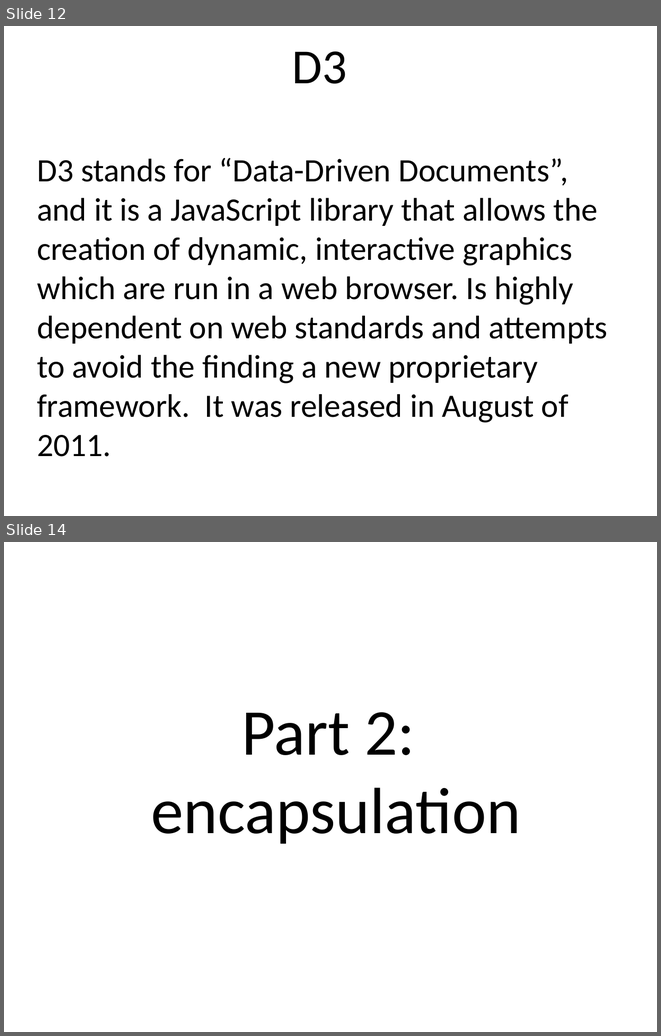
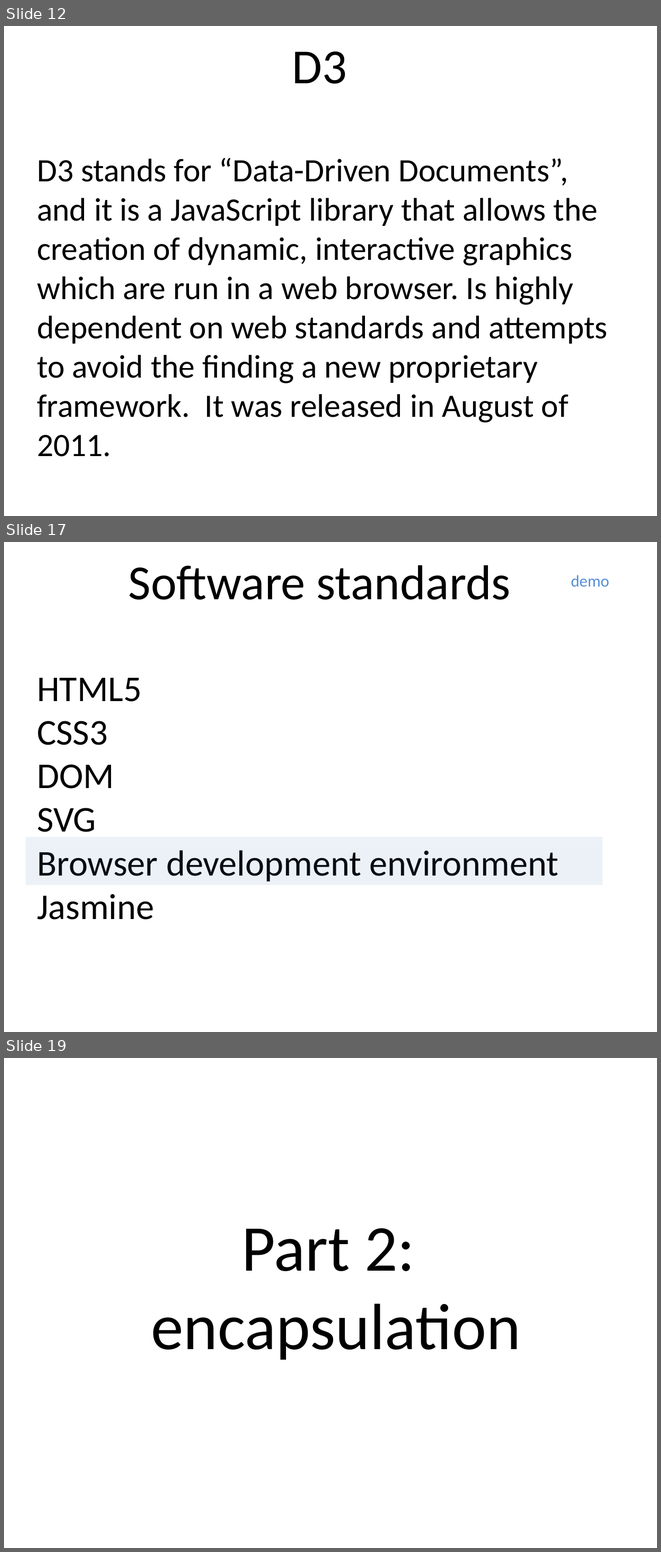
Before and after one commit to benralexander/lv, a slide deck: myD3_latest_c.ppt. Shown one above the other, each under a label of ours: slides 12 and 14 before the commit, slides 12, 17 and 19 after it; the slides between them are not shown. The pictures are 661x1036 and 661x1552 pixels, drawn with LibreOffice and Linux fonts; fonts in the diff are those of the drawing. Boxes give left, top, right and bottom in pixels: in the first picture for what was removed or moved away, otherwise in the second. Text is boxed around its words. In the diff, an @@ line names an element or a change of style, - is before the commit and + after.

Commit message:
add some Jasmine tests to the Sierpinski triangle  demo. Also extend functionality of the demo, and improve the presentation a little

```diff
--- a/myD3_latest_c.ppt
+++ b/myD3_latest_c.ppt
@@ slide 17 added at bbox=[4, 542, 657, 1032], background #FFFFFF @@
@@ text added at bbox=[129, 565, 511, 600], 54 pt, text #000000 @@
+Software standards
@@ text added at bbox=[571, 575, 609, 587], 18 pt, text #558ED5 @@
+demo
@@ text added at bbox=[37, 678, 559, 919], 40 pt, text #000000 @@
+HTML5
+CSS3
+DOM
+SVG
+Browser development environment
+Jasmine
@@ rectangle added at bbox=[26, 837, 602, 885], fill #4F81BD at 10% opacity @@
@@ what was slide 14 is now slide 19 @@
```
Also in this commit, not shown: 3 slides changed, 7 other slides added, 8 other files.
